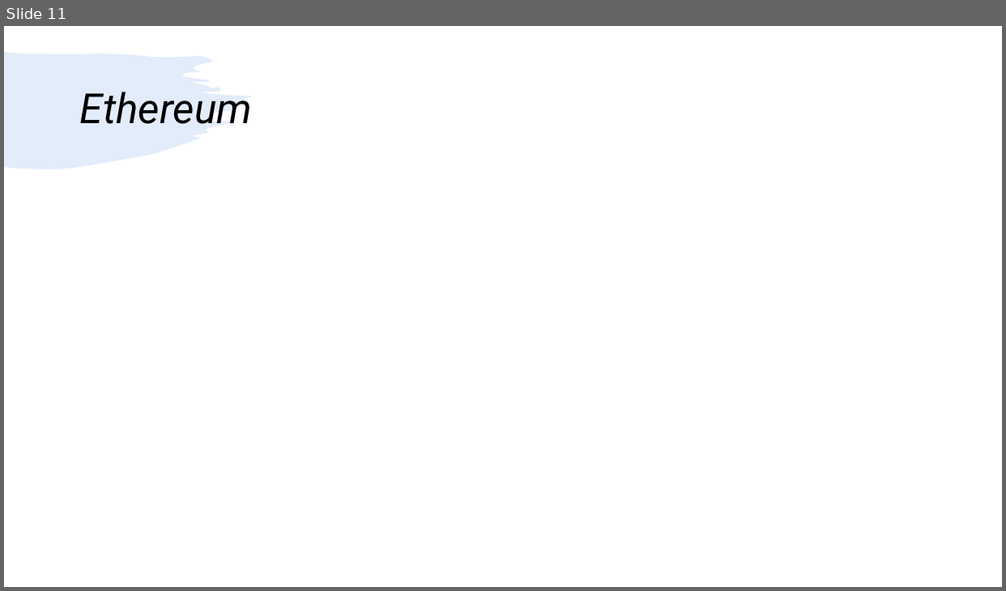
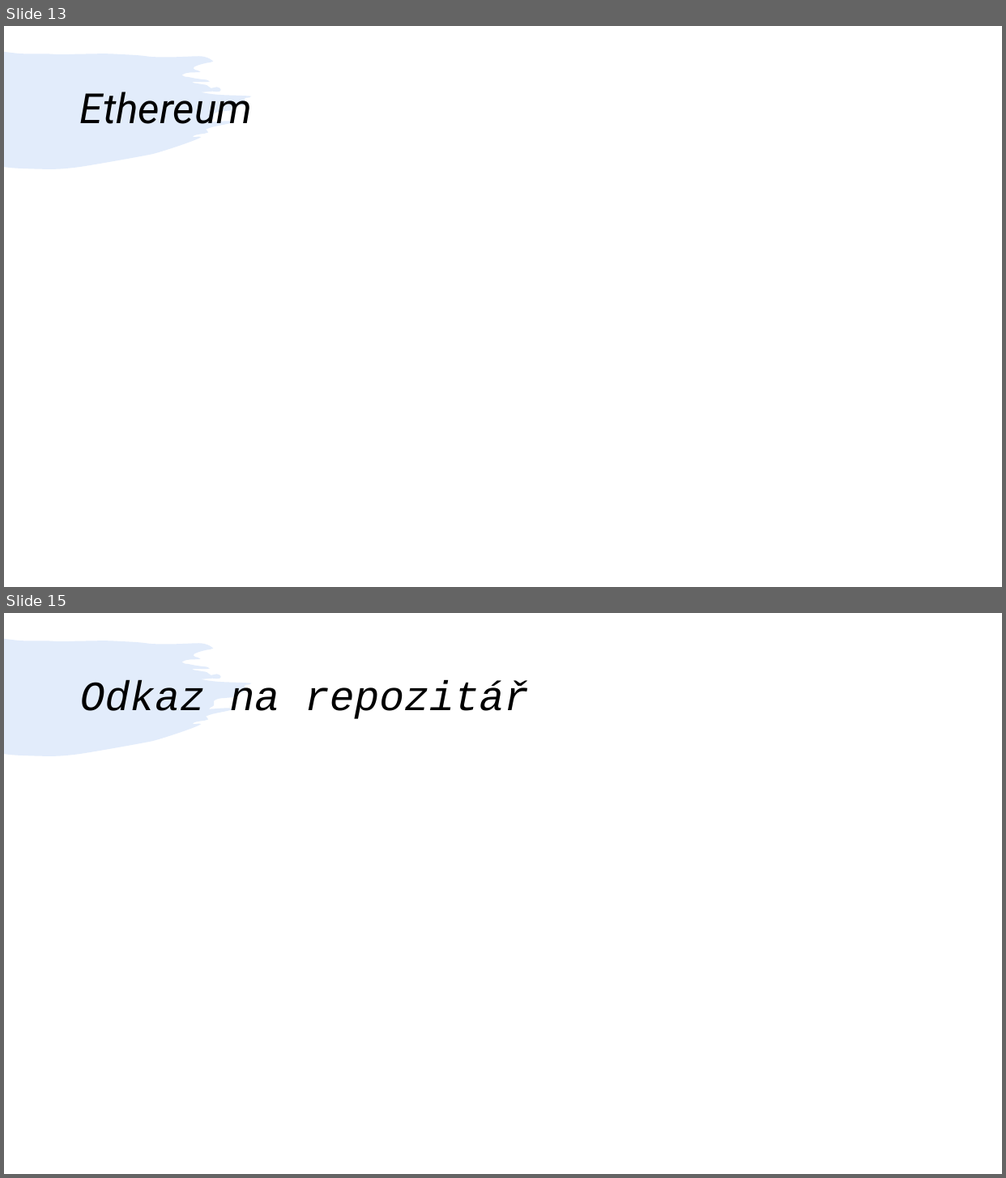
Before and after one commit to kuba384/Jirasek, a slide deck: Presentation.pptx. Shown one above the other, each under a label of ours: slide 11 before the commit, slides 13 and 15 after it; the slides between them are not shown. The pictures are 1006x591 and 1006x1178 pixels, drawn with LibreOffice and Linux fonts; fonts in the diff are those of the drawing. Boxes give left, top, right and bottom in pixels: in the first picture for what was removed or moved away, otherwise in the second. Text is boxed around its words. In the diff, an @@ line names an element or a change of style, - is before the commit and + after.

```diff
--- a/Presentation.pptx
+++ b/Presentation.pptx
@@ slide 15 added at (4,613,1002,1174), background #FFFFFF; not listed: 1 template element that a slide beside it also shows @@
@@ title added at (80,680,529,719), 40 pt, text #000000, italic @@
+Odkaz na repozitář
@@ what was slide 11 is now slide 13 @@
```
Also in this commit, not shown: 5 slides changed, 3 other slides added.
